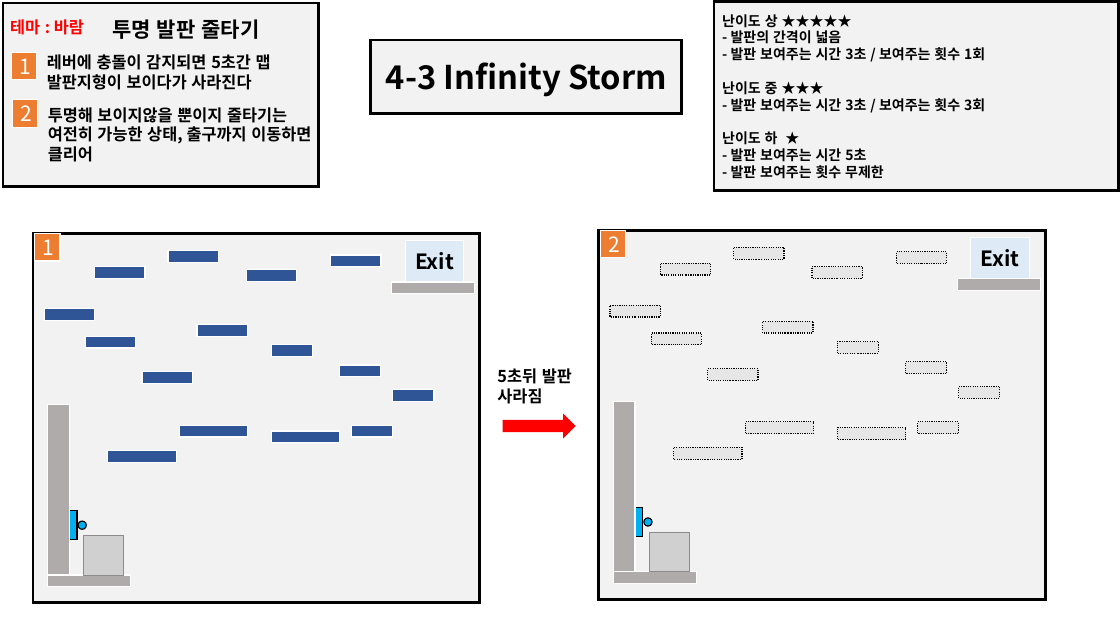
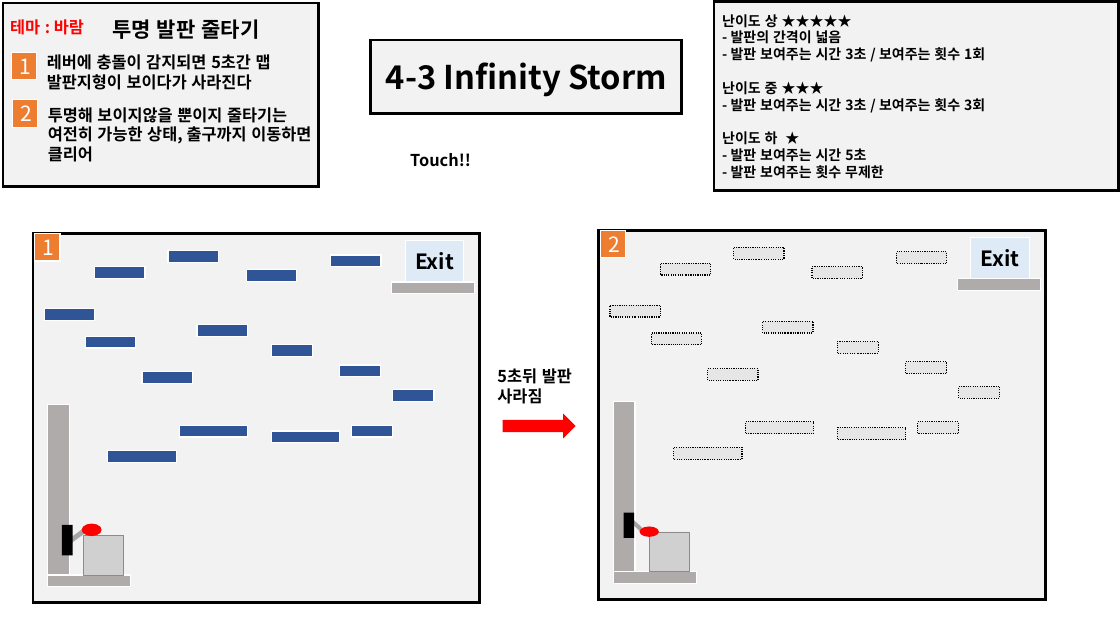
Before and after one commit to YDGYDGYDG/TeamHolyShit, a slide deck: slide 3 of 개인작업폴더/유건희/Infinite Strom.pptx. Drawn at 1120x630 pixels with LibreOffice and Linux fonts; fonts in the diff are those of the drawing; grey boxes stand for pictures. Boxes give left, top, right and bottom in pixels: in the first picture for what was removed or moved away, otherwise in the second. Text is boxed around its words. In the diff, an @@ line names an element or a change of style, - is before the commit and + after.

```diff
--- a/개인작업폴더/유건희/Infinite Strom.pptx
+++ b/개인작업폴더/유건희/Infinite Strom.pptx
@@ text added at box(410, 153, 471, 167), 14 pt, text #000000, bold @@
+Touch!!
@@ math divide removed at box(55, 505, 90, 545) @@
@@ math divide removed at box(621, 503, 657, 542) @@
@@ rectangle added at box(62, 525, 73, 555), fill #000000 @@
@@ rectangle added at box(65, 529, 87, 547), fill #A5A5A5 @@
@@ ellipse added at box(82, 523, 102, 536), fill #FF0000 @@
@@ rectangle added at box(623, 513, 634, 538), fill #000000 @@
@@ rectangle added at box(628, 517, 648, 536), fill #A5A5A5 @@
@@ ellipse added at box(639, 527, 659, 537), fill #FF0000 @@
```
Also in this commit, not shown: 12 other files.
